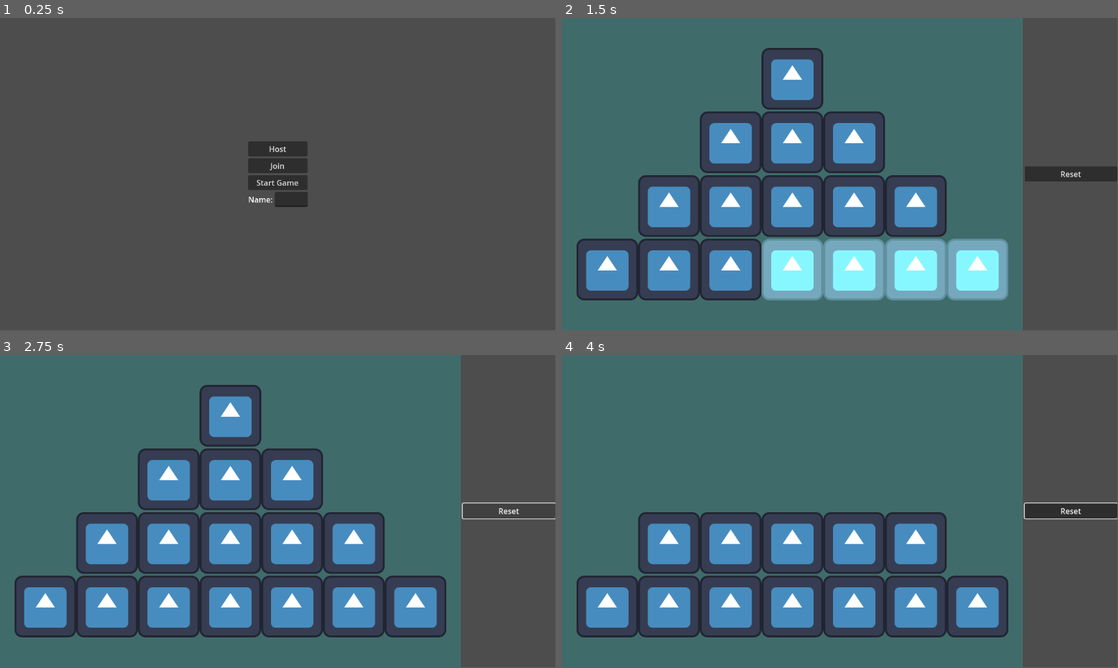
Above: before the commit, frames 1-4 (two rows, left to right).
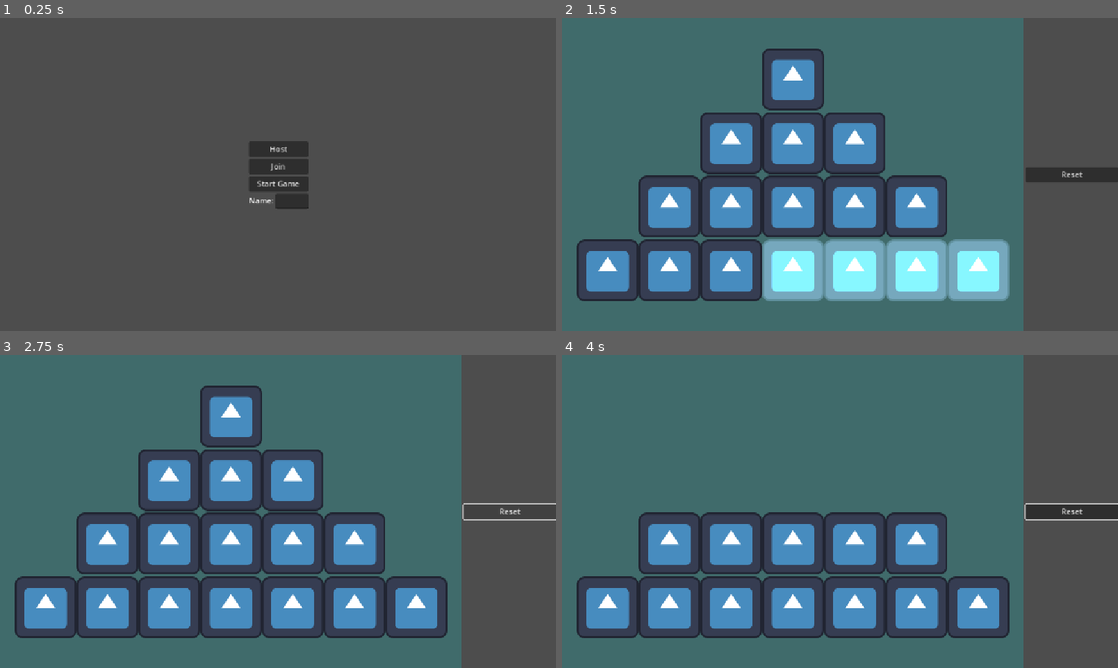
Above: after the commit, the same moments.

Repository: Samiser/nim
Game: Godot game, scene res://main.tscn
Two runs of this game, one before a commit and one after it. Both use one fixed random seed, a clock stepped at 60 frames per second and the inputs below. The engine's default icon, where the game draws it, is replaced by a stand-in: a white triangle on a blue panel in a dark square.
Inputs (mouse positions are in pixels of both pictures, inside the frame that each line leads up to):
- Up to frame 1 (0.25 s): no input
- Up to frame 2 (1.5 s): click (851, 199) at 0.52 s; type "Alex" at 0.6 s; click "Start Game" at 1.25 s
- Up to frame 3 (2.75 s): click "Reset" at 2 s
- Up to frame 4 (4 s): move the mouse to (789, 414) at 2.77 s; click (789, 414) at 2.92 s; move the mouse to (728, 480) at 3.52 s; click (728, 480) at 3.67 s
In our replay, the window is 799x449 before the commit and 800x450 after it. These sizes can differ from the game's own. Grey fills any space a smaller window leaves; there, only what the larger window draws over its background counts as a difference.

The runs differ from the first frame. In frame 1, 0.4% of the frame differs, in the area x 44-56%, y 39-61%; in frame 2, 4.0%; in frame 3, 4.2%, in the area x 2-100%, y 0-100%; in frame 4, 3.2%.

Commit message:
organised files into folders

Diff:
--- a/main.gd
+++ /dev/null
@@ -1 +0,0 @@
-extends Control
--- a/main.tscn
+++ b/main.tscn
@@ -1,7 +1,6 @@
-[gd_scene load_steps=3 format=3 uid="uid://b7lveodqvkt05"]
+[gd_scene load_steps=2 format=3 uid="uid://b7lveodqvkt05"]
 
-[ext_resource type="Script" uid="uid://0w7dwk6qo7yk" path="res://main.gd" id="1_0xm2m"]
-[ext_resource type="PackedScene" uid="uid://bwua2h2gcw8pu" path="res://multiplayer_menu.tscn" id="2_0xm2m"]
+[ext_resource type="PackedScene" uid="uid://bwua2h2gcw8pu" path="res://scenes/ui/multiplayer_menu.tscn" id="2_0xm2m"]
 
 [node name="Main" type="Control"]
 layout_mode = 3
@@ -12,7 +11,6 @@
 grow_vertical = 2
 size_flags_horizontal = 3
 size_flags_vertical = 3
-script = ExtResource("1_0xm2m")
 
 [node name="HBoxContainer" type="HBoxContainer" parent="."]
 layout_mode = 1
--- a/player_data.gd
+++ /dev/null
@@ -1,4 +0,0 @@
-extends Resource
-class_name Player
-
-var name: String
--- a/project.godot
+++ b/project.godot
@@ -17,12 +17,16 @@
 
 [autoload]
 
-Lobby="*res://lobby.gd"
+Lobby="*res://scripts/autoloads/lobby.gd"
 
 [debug]
 
 gdscript/warnings/untyped_declaration=2
 
+[display]
+
+window/stretch/mode="canvas_items"
+
 [rendering]
 
 renderer/rendering_method="gl_compatibility"
--- a/board.gd
+++ b/scenes/game/board.gd
@@ -5,7 +5,7 @@
 
 @export var row_count := 4
 
-var token_row_scene := preload("res://token_row.tscn")
+var token_row_scene := preload("res://scenes/game/token_row.tscn")
 
 func _reset_board() -> void:
 	for child in token_row_container.get_children():
--- a/board.tscn
+++ b/scenes/game/board.tscn
@@ -1,6 +1,6 @@
 [gd_scene load_steps=2 format=3 uid="uid://c86hyqkfr1vdd"]
 
-[ext_resource type="Script" uid="uid://daumeqgh6ryk8" path="res://board.gd" id="1_p0ybc"]
+[ext_resource type="Script" uid="uid://daumeqgh6ryk8" path="res://scenes/game/board.gd" id="1_p0ybc"]
 
 [node name="Board" type="Control"]
 layout_mode = 3
--- a/game.gd
+++ b/scenes/game/game.gd
@@ -1,6 +1,4 @@
 extends Control
-
-var players: Array[Player]
 
 func _ready() -> void:
 	Lobby.player_loaded.rpc_id(1)
--- a/game.tscn
+++ b/scenes/game/game.tscn
@@ -1,7 +1,7 @@
 [gd_scene load_steps=3 format=3 uid="uid://dasoo6eoubiuk"]
 
-[ext_resource type="PackedScene" uid="uid://c86hyqkfr1vdd" path="res://board.tscn" id="1_80nbo"]
-[ext_resource type="Script" uid="uid://t28i8rp2hdt6" path="res://game.gd" id="1_e2o6t"]
+[ext_resource type="PackedScene" uid="uid://c86hyqkfr1vdd" path="res://scenes/game/board.tscn" id="1_80nbo"]
+[ext_resource type="Script" uid="uid://t28i8rp2hdt6" path="res://scenes/game/game.gd" id="1_e2o6t"]
 
 [node name="Game" type="Control"]
 layout_mode = 3
--- a/token.tscn
+++ b/scenes/game/token.tscn
@@ -1,6 +1,6 @@
 [gd_scene load_steps=4 format=3 uid="uid://dylntjbhvec7a"]
 
-[ext_resource type="Script" uid="uid://bi2erfab7gty2" path="res://token.gd" id="1_0ucay"]
+[ext_resource type="Script" uid="uid://bi2erfab7gty2" path="res://scenes/game/token.gd" id="1_0ucay"]
 [ext_resource type="Texture2D" uid="uid://cy6ax46nf4rtn" path="res://icon.svg" id="1_bd72f"]
 
 [sub_resource type="CanvasItemMaterial" id="CanvasItemMaterial_0ucay"]
--- a/token_row.gd
+++ b/scenes/game/token_row.gd
@@ -18,7 +18,7 @@
 @export var token_spacing: int = 64
 @export var token_width: int = 64
 
-var token_scene := preload("res://token.tscn")
+var token_scene := preload("res://scenes/game/token.tscn")
 
 func _setup_tokens() -> void:
 	while tokens.get_child_count() != token_count:
@@ -112,6 +112,7 @@
 	token.clicked.connect(_on_token_clicked)
 
 func _ready() -> void:
-	for token in tokens.get_children():
-		_attach_token_signals(token)
+	if not Engine.is_editor_hint():
+		for token in tokens.get_children():
+			_attach_token_signals(token)
 	_setup_tokens()
--- a/token_row.tscn
+++ b/scenes/game/token_row.tscn
@@ -1,6 +1,6 @@
 [gd_scene load_steps=2 format=3 uid="uid://b7jd53br68e35"]
 
-[ext_resource type="Script" uid="uid://b2ysdc6p80d3w" path="res://token_row.gd" id="1_xfkc6"]
+[ext_resource type="Script" uid="uid://b2ysdc6p80d3w" path="res://scenes/game/token_row.gd" id="1_xfkc6"]
 
 [node name="TokenRow" type="Control"]
 custom_minimum_size = Vector2(128, 128)
--- a/multiplayer_menu.gd
+++ b/scenes/ui/multiplayer_menu.gd
@@ -17,7 +17,7 @@
 		printerr("Error: ", error)
 
 func _on_start_button_down() -> void:
-	Lobby.load_game.rpc("game.tscn")
+	Lobby.load_game.rpc("scenes/game/game.tscn")
 
 func _ready() -> void:
 	host_button.pressed.connect(_on_host_button_down)
--- a/multiplayer_menu.tscn
+++ b/scenes/ui/multiplayer_menu.tscn
@@ -1,6 +1,6 @@
 [gd_scene load_steps=2 format=3 uid="uid://bwua2h2gcw8pu"]
 
-[ext_resource type="Script" uid="uid://bg1bk7x1hmx5d" path="res://multiplayer_menu.gd" id="1_6py18"]
+[ext_resource type="Script" uid="uid://bg1bk7x1hmx5d" path="res://scenes/ui/multiplayer_menu.gd" id="1_6py18"]
 
 [node name="MultiplayerMenu" type="Control"]
 layout_mode = 3
--- a/lobby.gd
+++ b/scripts/autoloads/lobby.gd
@@ -54,14 +54,16 @@
 			players_loaded = 0
 
 func _on_player_connected(id: int) -> void:
-	_register_player.rpc_id(id, player_info)
+	_register_player.rpc_id(id, player_info.to_dict())
 
 @rpc("any_peer", "reliable")
-func _register_player(new_player_info: Player) -> void:
+func _register_player(new_player_info: Dictionary) -> void:
 	print(new_player_info)
+	var new_player := Player.new()
+	new_player.from_dict(new_player_info)
 	var new_player_id := multiplayer.get_remote_sender_id()
-	players[new_player_id] = new_player_info
-	player_connected.emit(new_player_id, new_player_info)
+	players[new_player_id] = new_player
+	player_connected.emit(new_player_id, new_player)
 
 func _on_player_disconnected(id: int) -> void:
 	players.erase(id)
--- /dev/null
+++ b/scripts/resources/player_data.gd
@@ -0,0 +1,12 @@
+extends Resource
+class_name Player
+
+var name: String
+
+func to_dict() -> Dictionary:
+	return {
+		"name": name,
+	}
+
+func from_dict(data: Dictionary) -> void:
+	name = data.get("name", "")
Not shown, removed: main.gd.uid
Renamed: board.gd.uid -> scenes/game/board.gd.uid
Renamed: game.gd.uid -> scenes/game/game.gd.uid
Renamed: token.gd -> scenes/game/token.gd
Renamed: token.gd.uid -> scenes/game/token.gd.uid
Renamed: token_row.gd.uid -> scenes/game/token_row.gd.uid
Renamed: multiplayer_menu.gd.uid -> scenes/ui/multiplayer_menu.gd.uid
Renamed: lobby.gd.uid -> scripts/autoloads/lobby.gd.uid
Renamed: player_data.gd.uid -> scripts/resources/player_data.gd.uid
